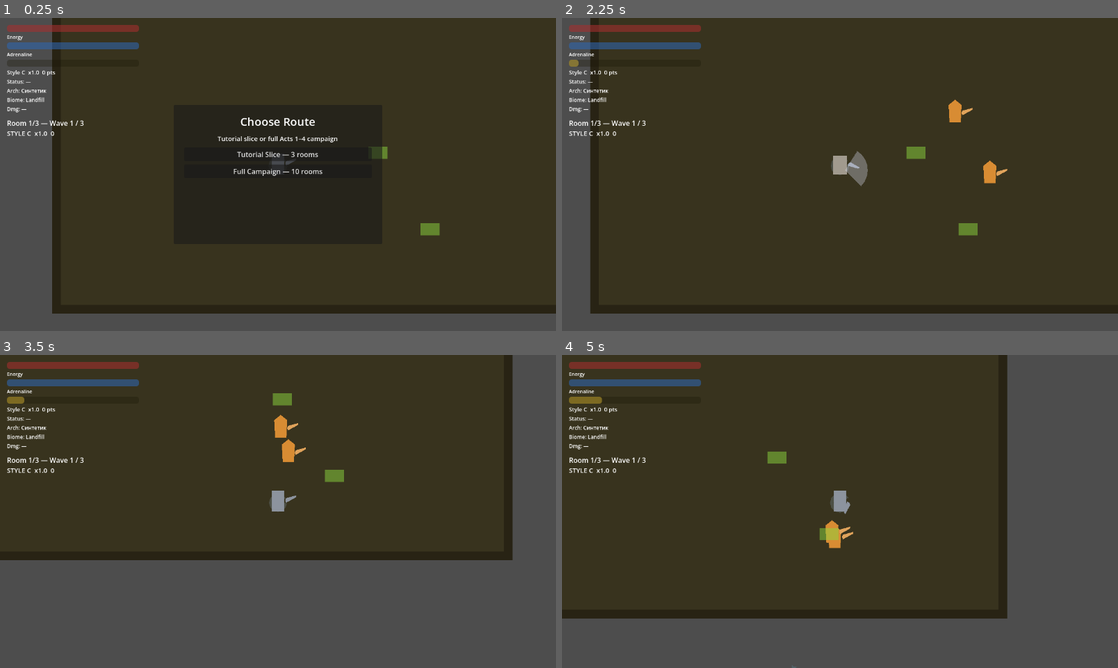
Above: before the commit, frames 1-4 (two rows, left to right).
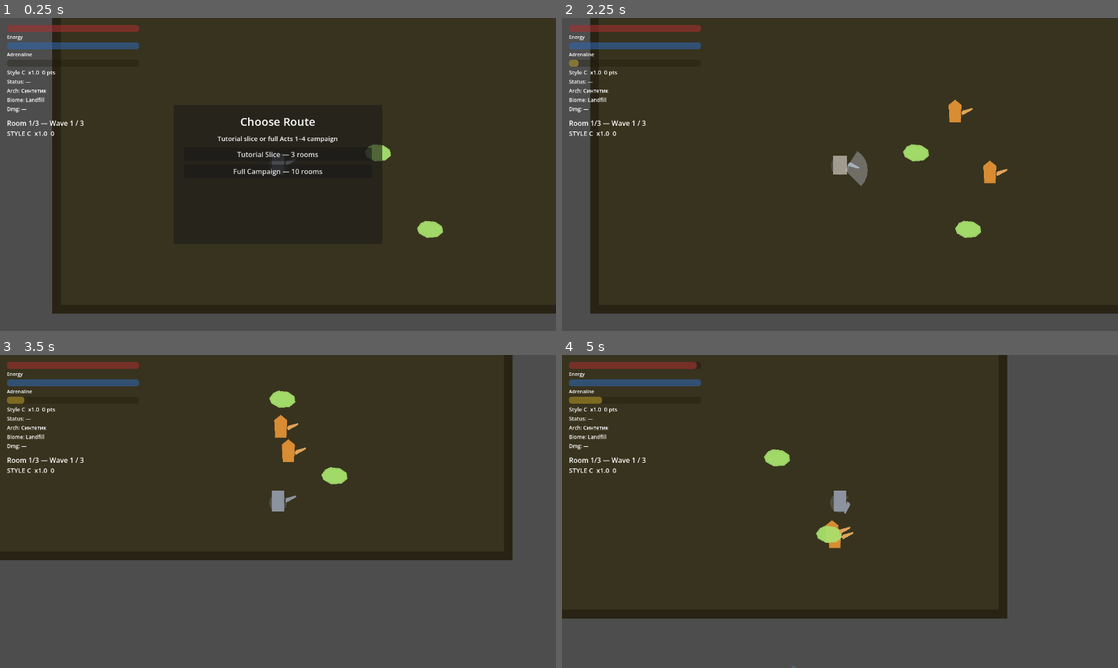
Above: after the commit, the same moments.

Repository: s7v7nth/EON
Game: Godot game, scene res://levels/rooms/room_01.tscn
Two runs of this game, one before a commit and one after it. Both use one fixed random seed, a clock stepped at 60 frames per second and the inputs below.
Inputs (mouse positions are in pixels of both pictures, inside the frame that each line leads up to):
- Up to frame 1 (0.25 s): no input
- Up to frame 2 (2.25 s): click "Full Campaign — 10 rooms" at 0.5 s; click "Синтетик — Адреналиновый реак…" at 1.25 s; tap Enter at 2 s; move the mouse to (962, 158) at 2.02 s; hold D (move_right) from 2.03 s (still down); click (962, 158) at 2.1 s
- Up to frame 3 (3.5 s): move the mouse to (166, 527) at 2.77 s; release D (move_right) at 2.78 s; hold S (move_down) from 2.78 s (still down); tap Space (dash) at 2.85 s
- Up to frame 4 (5 s): move the mouse to (895, 442) at 3.52 s; release S (move_down) at 3.53 s; hold D (move_right) 3.53-4.28 s; tap F (parry) at 3.6 s; move the mouse to (812, 574) at 4.27 s; hold W (move_up) from 4.28 s (still down); right-click (812, 574) at 4.35 s

The runs differ from the first frame. In frame 1, 0.4% of the frame differs, in the area x 65-80%, y 40-71%; in frame 2, 0.4%; in frame 3, 0.4%; in frame 4, 0.4%, in the area x 23-51%, y 2-60%.

Commit message:
Make biome traps read as pulsing hazard puddles.
Replaces flat green rectangles with a rimmed puddle visual and faster on-step feedback so tutorial hazards are recognizable.

Co-authored-by: Cursor <cursoragent@cursor.com>

Diff:
--- a/entities/props/biome_trap.gd
+++ b/entities/props/biome_trap.gd
@@ -10,16 +10,24 @@
 
 var _accum: float = 0.0
 var _player: Player
+var _pulse: Tween
+var _fill: Polygon2D
+var _rim: Polygon2D
 
 
 func _ready() -> void:
+	z_index = -1
 	monitoring = true
 	monitorable = false
 	collision_layer = 0
 	collision_mask = 2 # player
-	body_entered.connect(_on_body_entered)
-	body_exited.connect(_on_body_exited)
+	if not body_entered.is_connected(_on_body_entered):
+		body_entered.connect(_on_body_entered)
+	if not body_exited.is_connected(_on_body_exited):
+		body_exited.connect(_on_body_exited)
 	_ensure_visual()
+	_start_pulse()
+	call_deferred("_scan_overlap")
 
 
 func configure(color: Color, dmg: float, status: StringName, buildup: float) -> void:
@@ -28,6 +36,7 @@
 	status_id = status
 	status_buildup = buildup
 	_ensure_visual()
+	_start_pulse()
 
 
 func _physics_process(delta: float) -> void:
@@ -41,11 +50,13 @@
 		_player.health.take_damage(damage_per_tick)
 	if status_id != StringName() and _player.status:
 		_player.status.add_buildup(status_id, status_buildup, 2.0)
+	_flash_hit()
 
 
 func _on_body_entered(body: Node2D) -> void:
 	if body is Player:
 		_player = body as Player
+		_accum = tick_interval # first tick soon after stepping in
 
 
 func _on_body_exited(body: Node2D) -> void:
@@ -53,21 +64,96 @@
 		_player = null
 
 
+func _scan_overlap() -> void:
+	for body in get_overlapping_bodies():
+		_on_body_entered(body as Node2D)
+
+
 func _ensure_visual() -> void:
-	var visual := get_node_or_null("Visual") as Polygon2D
-	if visual == null:
-		visual = Polygon2D.new()
-		visual.name = "Visual"
-		add_child(visual)
-	visual.color = trap_color
-	visual.polygon = PackedVector2Array([
-		Vector2(-22, -14), Vector2(22, -14), Vector2(22, 14), Vector2(-22, 14)
-	])
+	# Legacy solid rect from early greybox — replace with puddle fill + rim.
+	var legacy := get_node_or_null("Visual") as Polygon2D
+	if legacy and legacy.name == "Visual":
+		legacy.name = "Fill"
+	_fill = get_node_or_null("Fill") as Polygon2D
+	if _fill == null:
+		_fill = Polygon2D.new()
+		_fill.name = "Fill"
+		add_child(_fill)
+	_rim = get_node_or_null("Rim") as Polygon2D
+	if _rim == null:
+		_rim = Polygon2D.new()
+		_rim.name = "Rim"
+		add_child(_rim)
+		move_child(_rim, 0)
+
+	var puddle := _puddle_poly()
+	_fill.polygon = puddle
+	_fill.color = Color(trap_color.r, trap_color.g, trap_color.b, clampf(trap_color.a, 0.35, 0.65))
+	_fill.z_index = 0
+
+	_rim.polygon = _ring_poly(puddle, 4.0)
+	_rim.color = Color(trap_color.r, trap_color.g, trap_color.b, 0.9).lightened(0.25)
+	_rim.z_index = 1
+
 	var shape_node := get_node_or_null("CollisionShape2D") as CollisionShape2D
 	if shape_node == null:
 		shape_node = CollisionShape2D.new()
 		shape_node.name = "CollisionShape2D"
-		var rect := RectangleShape2D.new()
-		rect.size = Vector2(44, 28)
+		add_child(shape_node)
+	var rect := shape_node.shape as RectangleShape2D
+	if rect == null:
+		rect = RectangleShape2D.new()
 		shape_node.shape = rect
-		add_child(shape_node)
+	rect.size = Vector2(52, 34)
+
+
+func _start_pulse() -> void:
+	if _fill == null:
+		return
+	if _pulse:
+		_pulse.kill()
+	_fill.scale = Vector2.ONE
+	var base_a := _fill.color.a
+	_pulse = create_tween().set_loops()
+	_pulse.tween_property(_fill, "scale", Vector2(1.05, 1.03), 0.65).set_trans(Tween.TRANS_SINE)
+	_pulse.parallel().tween_property(_fill, "color:a", minf(base_a + 0.12, 0.75), 0.65)
+	_pulse.tween_property(_fill, "scale", Vector2(0.97, 0.98), 0.65).set_trans(Tween.TRANS_SINE)
+	_pulse.parallel().tween_property(_fill, "color:a", base_a, 0.65)
+
+
+func _flash_hit() -> void:
+	if _fill == null:
+		return
+	var base := _fill.color
+	var flash := Color(1.0, 1.0, 1.0, minf(base.a + 0.35, 0.95))
+	var t := create_tween()
+	t.tween_property(_fill, "color", flash, 0.05)
+	t.tween_property(_fill, "color", base, 0.12)
+
+
+func _puddle_poly() -> PackedVector2Array:
+	## Irregular iso puddle — reads as a floor hazard, not a debug tile.
+	return PackedVector2Array([
+		Vector2(-8, -16),
+		Vector2(10, -14),
+		Vector2(24, -6),
+		Vector2(26, 6),
+		Vector2(14, 15),
+		Vector2(-6, 16),
+		Vector2(-22, 8),
+		Vector2(-26, -2),
+		Vector2(-18, -12),
+	])
+
+
+func _ring_poly(inner: PackedVector2Array, outset: float) -> PackedVector2Array:
+	## Simple outward offset of the puddle silhouette for a bright rim.
+	var out := PackedVector2Array()
+	var center := Vector2.ZERO
+	for p in inner:
+		center += p
+	center /= float(inner.size())
+	for p in inner:
+		var dir := (p - center).normalized()
+		out.append(p + dir * outset)
+	return out
--- a/entities/props/biome_trap.tscn
+++ b/entities/props/biome_trap.tscn
@@ -3,18 +3,19 @@
 [ext_resource type="Script" path="res://entities/props/biome_trap.gd" id="1"]
 
 [sub_resource type="RectangleShape2D" id="RectangleShape2D_trap"]
-size = Vector2(44, 28)
+size = Vector2(52, 34)
 
 [node name="BiomeTrap" type="Area2D"]
+z_index = -1
 collision_layer = 0
 collision_mask = 2
 monitoring = true
 monitorable = false
 script = ExtResource("1")
 
-[node name="Visual" type="Polygon2D" parent="."]
+[node name="Fill" type="Polygon2D" parent="."]
 color = Color(0.9, 0.35, 0.2, 0.55)
-polygon = PackedVector2Array(-22, -14, 22, -14, 22, 14, -22, 14)
+polygon = PackedVector2Array(-8, -16, 10, -14, 24, -6, 26, 6, 14, 15, -6, 16, -22, 8, -26, -2, -18, -12)
 
 [node name="CollisionShape2D" type="CollisionShape2D" parent="."]
 shape = SubResource("RectangleShape2D_trap")
Not shown, changed: docs/manual_qa_checklist.md
